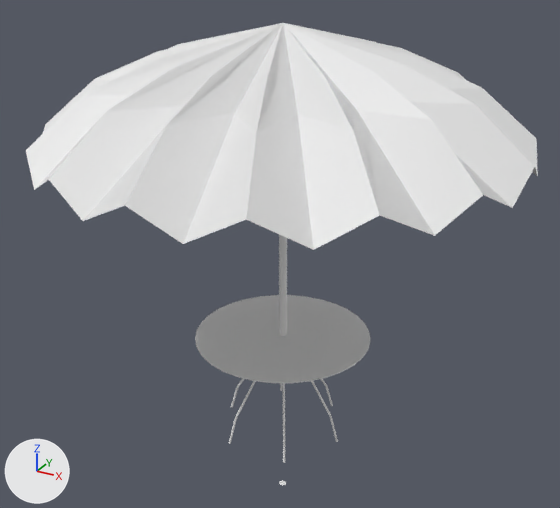
Before and after pictures for a commit that changed the FBX model B25ITK39_Unity/Assets/Objects/Umbrella/Umbrella Fixed Merge.fbx.
Camera for both pictures: a camera (50 mm lens) standing at (2.84, -5.13, 2.83) and looking at (-0.02, 0.08, 0.23). Every picture has the same lights, and +X, +Y and +Z are marked at lower left.
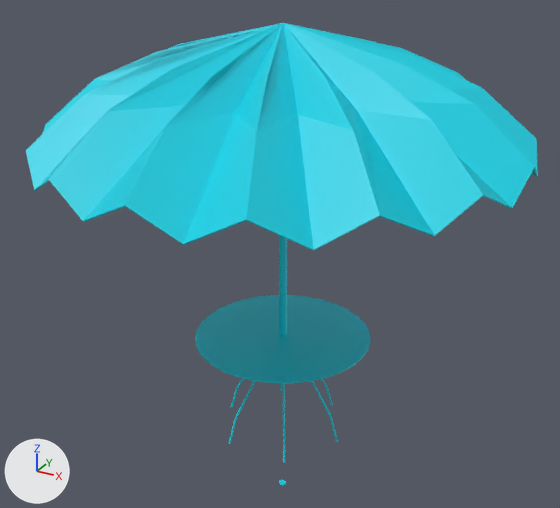
Boxes (x1, y1, x2, y2) around the edits, measured in the pictures (560 x 508 px):
part 1 of me_cylinder, added (cyan): after (35, 31, 538, 251)
part 2 of me_cylinder, recoloured (white to cyan): (26, 23, 538, 463) in both

The change, as a list of edits to the scene's bpy script:
```text
Add mat_material:
    mat_material = principled_material('Material')
    mat_material.base_color = (0.0, 0.66, 0.8)  # cyan #00d4e7
Change me_cylinder:
    used by ob_cylinder; location = (0.042, 0.0, 2.1)
    remove me_cylinder.from_pydata(...)  # 2769 vertices, 1784 faces; spans x -1.89..1.9, y -1.89..1.9, z -4.19..0.0
    add me_cylinder.from_pydata(...)  # 5537 vertices, 3854 faces; spans x -1.89..1.9, y -1.89..1.9, z -4.19..0.0
    me_cylinder part 1: 624 vertices added at x -1.88..1.89, y -1.88..1.89, z -3.01..-0.01
    me_cylinder part 2: 1784 faces spanning x -1.89..1.9, y -1.89..1.9, z -4.19..0.0 switch from no material to mat_material (cyan #00d4e7)
```
